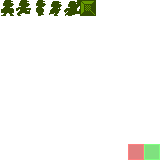
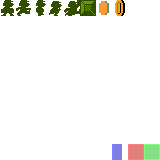
Layer changes from the first 160px x 160px image to the second:
added layer "15,13" (50%) above "15,14" over [112, 144, 122, 160]
added layer "0,7" above "0,6" over [115, 0, 125, 16]
added layer "0,6" above "0,5" over [99, 1, 109, 15]
